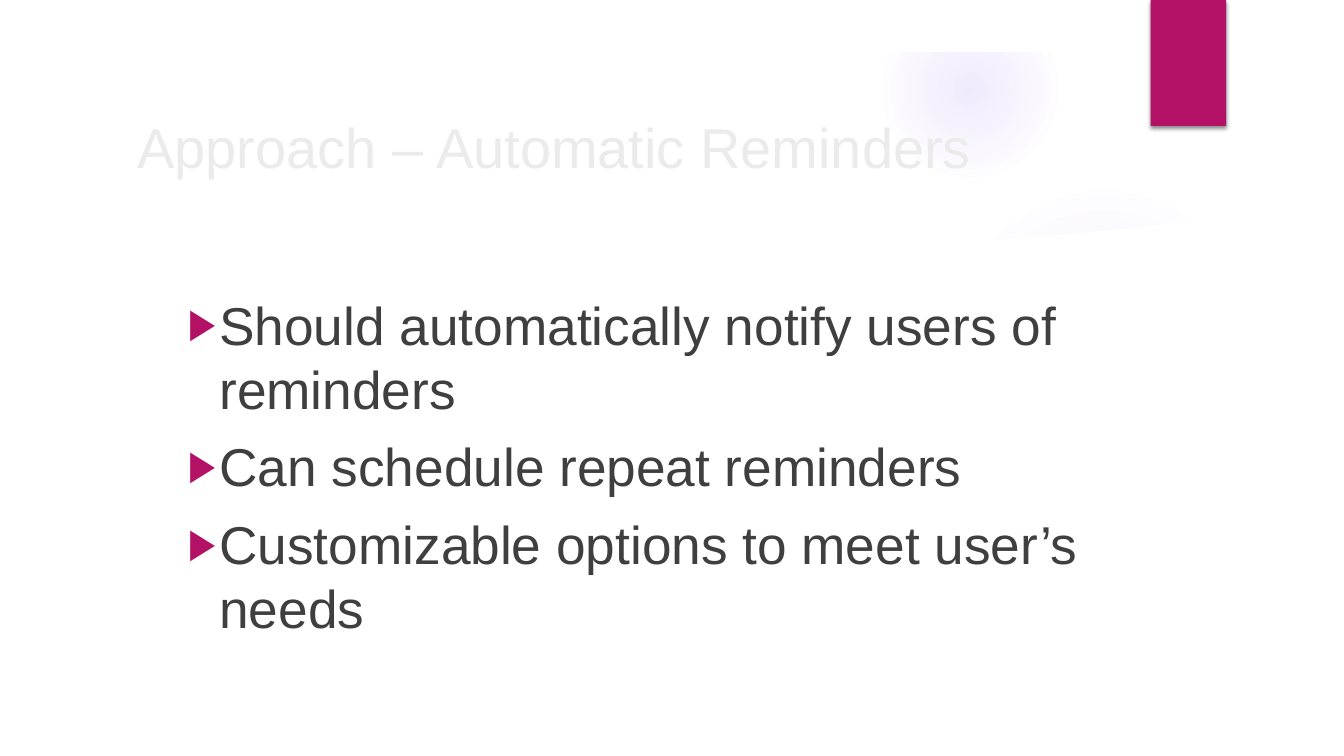
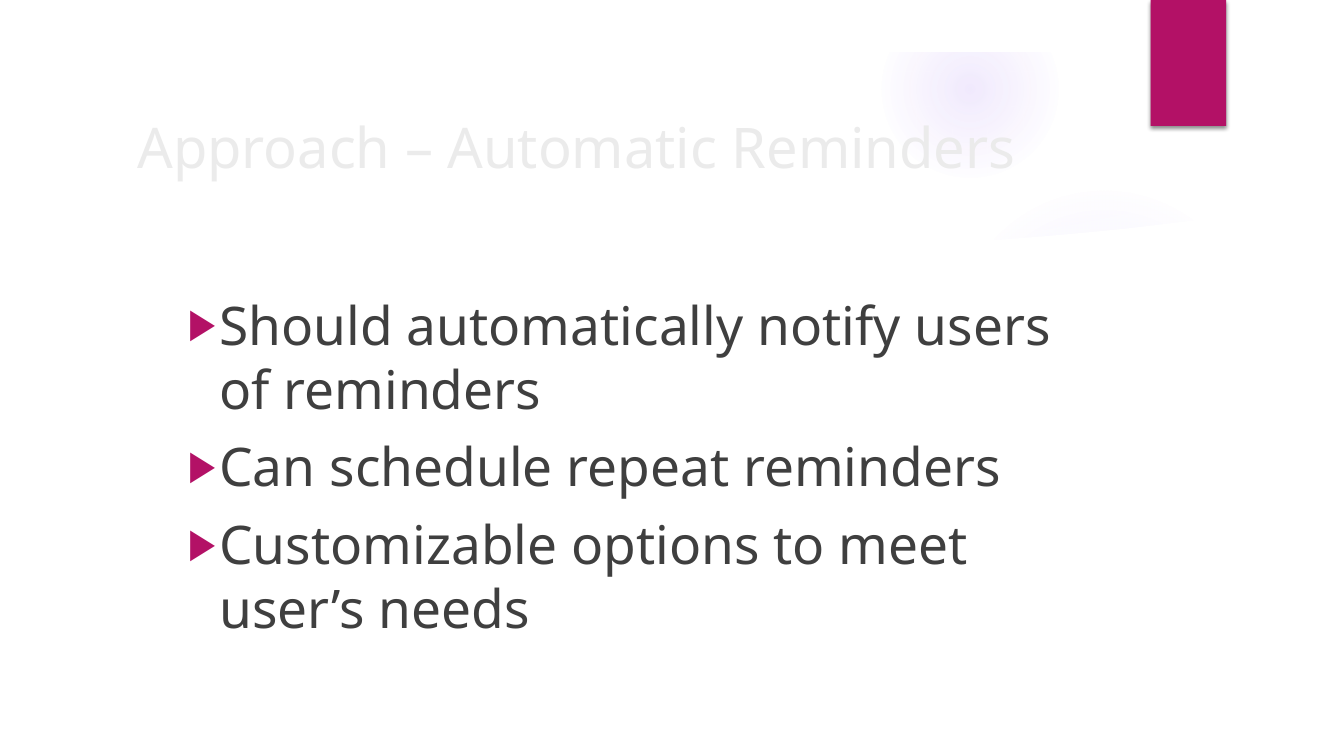
Before and after one commit to cejones9/Prioritize, a slide deck: slide 9 of docs/Prioritize (1).pptx. Drawn at 1344x756 pixels with LibreOffice and Linux fonts; fonts in the diff are those of the drawing; background and template pictures are left out. Boxes give left, top, right and bottom in pixels: in the first picture for what was removed or moved away, otherwise in the second. Text is boxed around its words. In the diff, an @@ line names an element or a change of style, - is before the commit and + after.

```diff
--- a/docs/Prioritize (1).pptx
+++ b/docs/Prioritize (1).pptx
@@ title "Approach – Automatic Reminders" at box(127, 107, 1207, 185): font Arial to Noto Sans @@
@@ text "Should automatically notify users of ..." at box(219, 304, 1051, 629): font Arial to Noto Sans @@
```
Also in this commit, not shown: 14 other slides changed, 7 slides added, 3 slides removed.
